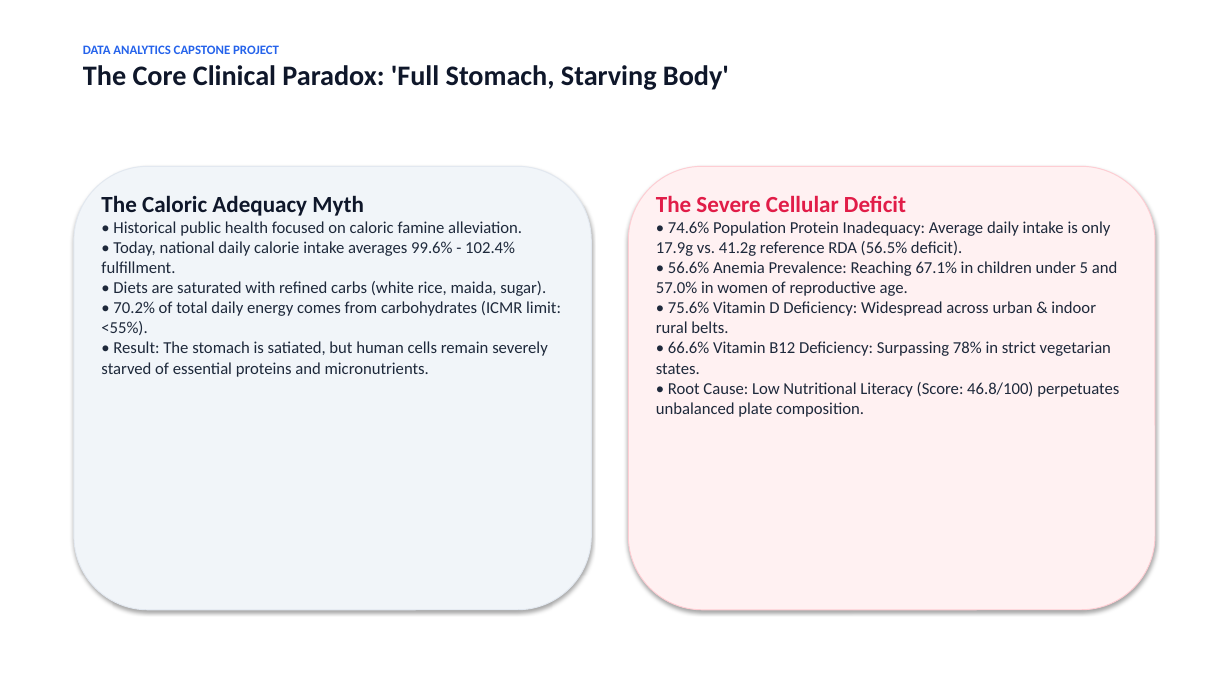
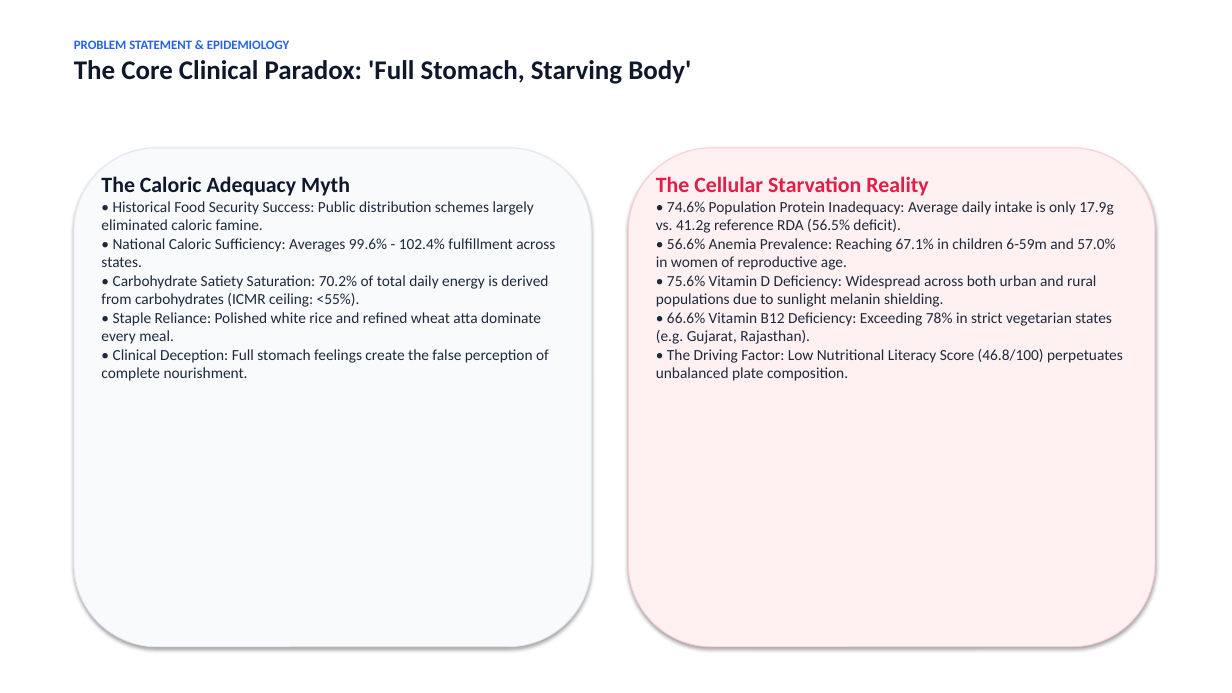
Before and after one commit to yeshwanthkushi25-glitch/india-nutrient-deficiency-analytics, a slide deck: slide 2 of google_classroom_submission/Project_PPT.pptx. Drawn at 1232x693 pixels with LibreOffice and Linux fonts; fonts in the diff are those of the drawing. Boxes give left, top, right and bottom in pixels: in the first picture for what was removed or moved away, otherwise in the second. Text is boxed around its words. In the diff, an @@ line names an element or a change of style, - is before the commit and + after.

Commit message:
feat: upgrade Power BI Dashboard (DIY Lab template), presentation PPT (visual slides & charts), and project report (embedded figures)

```diff
--- a/google_classroom_submission/Project_PPT.pptx
+++ b/google_classroom_submission/Project_PPT.pptx
@@ text at (74, 40, 289, 49): text changed @@
-DATA ANALYTICS CAPSTONE PROJECT
+PROBLEM STATEMENT & EPIDEMIOLOGY
@@ text at (74, 60, 691, 84): size 22 to 21 pt in "The Core Clinical Paradox: 'Full Stomach, Starving ..." @@
@@ rounded rectangle: place and size @@
-rounded rectangle at (74, 166, 592, 610)
+rounded rectangle at (74, 148, 592, 647)
@@ rounded rectangle at (74, 148, 592, 647): fill #F1F5F9 to #F8FAFC @@
@@ rounded rectangle: place and size @@
-rounded rectangle at (628, 166, 1155, 610)
+rounded rectangle at (628, 148, 1155, 647)
@@ text "The Caloric Adequacy Myth": place and size @@
-text "The Caloric Adequacy Myth" at (101, 195, 561, 377)
+text "The Caloric Adequacy Myth" at (101, 176, 555, 381)
@@ text at (101, 176, 350, 196): size 18 to 17 pt in "The Caloric Adequacy Myth" @@
@@ text "The Cellular Starvation Reality": place and size @@
-text "The Cellular Starvation Reality" at (656, 195, 1119, 417)
+text "The Cellular Starvation Reality" at (656, 176, 1123, 381)
@@ text at (656, 176, 928, 196): text changed; size 18 to 17 pt @@
-The Severe Cellular Deficit
+The Cellular Starvation Reality
@@ text at (101, 201, 555, 381): text changed; size 13 to 12 pt @@
-• Historical public health focused on caloric famine alleviation.
-• Today, national daily calorie intake averages 99.6% - 102.4% fulfillment.
-• Diets are saturated with refined carbs (white rice, maida, sugar).
-• 70.2% of total daily energy comes from carbohydrates (ICMR limit: <55%).
-• Result: The stomach is satiated, but human cells remain severely starved of essential proteins and micronutrients.
+• Historical Food Security Success: Public distribution schemes largely eliminated caloric famine.
+• National Caloric Sufficiency: Averages 99.6% - 102.4% fulfillment across states.
+• Carbohydrate Satiety Saturation: 70.2% of total daily energy is derived from carbohydrates (ICMR ceiling: <55%).
+• Staple Reliance: Polished white rice and refined wheat atta dominate every meal.
+• Clinical Deception: Full stomach feelings create the false perception of complete nourishment.
@@ text at (656, 201, 1113, 233): size 13 to 12 pt in "• 74.6% Population Protein Inadequacy: Average daily ..." @@
@@ text at (656, 238, 1123, 381): text changed; size 13 to 12 pt @@
-• 56.6% Anemia Prevalence: Reaching 67.1% in children under 5 and 57.0% in women of reproductive age.
-• 75.6% Vitamin D Deficiency: Widespread across urban & indoor rural belts.
-• 66.6% Vitamin B12 Deficiency: Surpassing 78% in strict vegetarian states.
-• Root Cause: Low Nutritional Literacy (Score: 46.8/100) perpetuates unbalanced plate composition.
+• 56.6% Anemia Prevalence: Reaching 67.1% in children 6-59m and 57.0% in women of reproductive age.
+• 75.6% Vitamin D Deficiency: Widespread across both urban and rural populations due to sunlight melanin shielding.
+• 66.6% Vitamin B12 Deficiency: Exceeding 78% in strict vegetarian states (e.g. Gujarat, Rajasthan).
+• The Driving Factor: Low Nutritional Literacy Score (46.8/100) perpetuates unbalanced plate composition.
```
Also in this commit, not shown: 3 other slides changed, 8 slides added, 7 slides removed, 9 other files.
